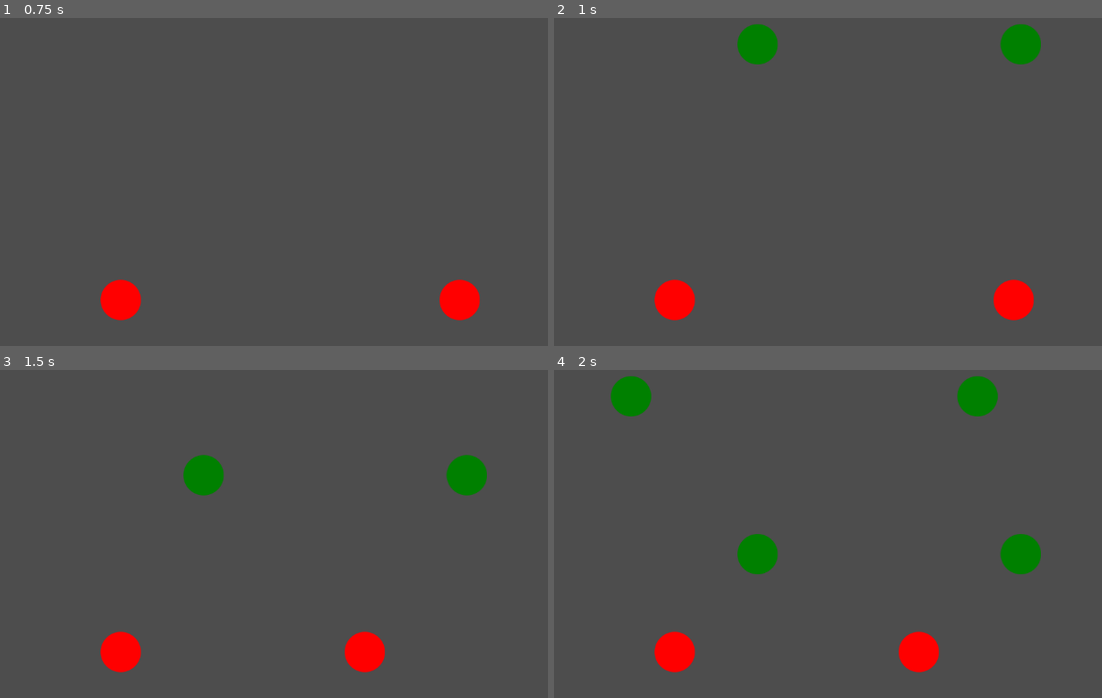
Above: before the commit, frames 1-4 (two rows, left to right).
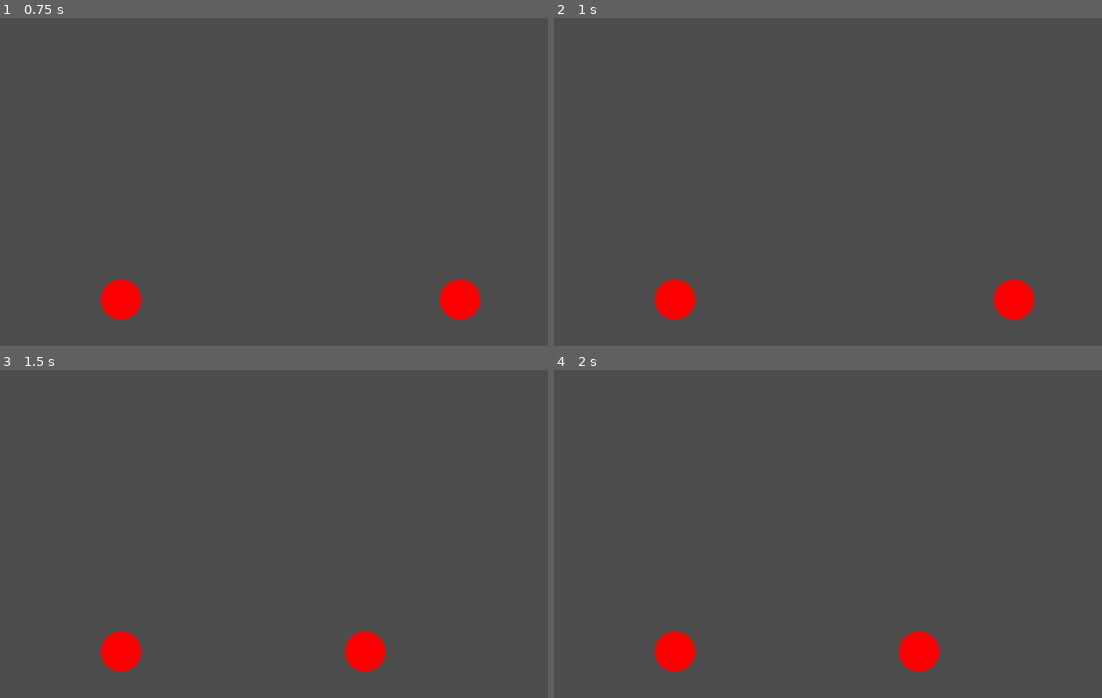
Above: after the commit, the same moments.

Repository: sisipun/FallingRhythm
Game: Godot game, scene res://script/level.tscn
The game is run twice, just before and just after one commit, with the same random seed, the same clock (stepped at 60 frames per second) and the same inputs. Sound files missing from this copy of the repository are replaced by a short silence.
Inputs (mouse positions are in pixels of both pictures, inside the frame that each line leads up to):
- Up to frame 1 (0.75 s): tap Enter at 0.5 s; drag from (120, 208) to (120, 44) at 0.52 s
- Up to frame 2 (1 s): no input
- Up to frame 3 (1.5 s): drag from (460, 560) to (120, 560) at 1.27 s
- Up to frame 4 (2 s): no input

Frame 1 is identical in both runs. In frame 2, 1.4% of the frame differs, in the area x 33-89%, y 1-15%; in frame 3, 1.4%; in frame 4, 2.9%, in the area x 10-89%, y 1-63%.

Commit message:
Music timing resource + swawn pickups on timing

Diff:
--- /dev/null
+++ b/asset/resource/default_music_timing.tres
@@ -0,0 +1,10 @@
+[gd_resource type="Resource" script_class="MusicTiming" load_steps=3 format=3 uid="uid://bj3jpddsbhqer"]
+
+[ext_resource type="Script" path="res://script/music_timing.gd" id="1_3olhb"]
+[ext_resource type="AudioStream" uid="uid://b5p6jgigbi3uj" path="res://asset/music/default_music.wav" id="1_wepbs"]
+
+[resource]
+script = ExtResource("1_3olhb")
+music = ExtResource("1_wepbs")
+left_timings_file_path = "res://asset/timing/default_left_timings.json"
+right_timings_file_path = "res://asset/timing/default_right_timings.json"
--- /dev/null
+++ b/asset/timing/default_left_timings.json
@@ -0,0 +1,17 @@
+[
+	{
+	  "type": "PICKUP",
+	  "value": 1.0,
+	  "position": -1.0
+	},
+	{
+	  "type": "PICKUP",
+	  "value": 3.0,
+	  "position": 0.0
+	},
+	{
+	  "type": "PICKUP",
+	  "value": 5.0,
+	  "position": -1.0
+	}
+  ]
--- /dev/null
+++ b/asset/timing/default_right_timings.json
@@ -0,0 +1,17 @@
+[
+  {
+	"type": "PICKUP",
+	"value": 2.0,
+	"position": 1.0
+  },
+  {
+	"type": "PICKUP",
+	"value": 4.0,
+	"position": 0.0
+  },
+  {
+	"type": "PICKUP",
+	"value": 6.0,
+	"position": 1.0
+  }
+]
--- a/script/finger_area.gd
+++ b/script/finger_area.gd
@@ -7,15 +7,25 @@
 
 
 @export_node_path("CatchArea") var _catch_area_path: NodePath
+@export_node_path("SpawnArea") var _spawn_area_path: NodePath
 
 @onready var _catch_area: CatchArea = get_node(_catch_area_path)
+@onready var _spawn_area: SpawnArea = get_node(_spawn_area_path)
 
 var touch_event_index: int = -1
+
+
+func init(timings: Array[MusicTiming.Timing]) -> void:
+	_spawn_area.init(timings)
 
 
 func _ready() -> void:
 	_catch_area.pickup_caught.connect(_on_pickup_caught)
 	_catch_area.pickup_lost.connect(_on_pickup_lost)
+
+
+func check_timing(current_timing: float) -> void:
+	_spawn_area.check_timing(current_timing)
 
 
 func _input_event(_viewport: Viewport, event: InputEvent, _shape_idx: int) -> void:
--- a/script/finger_area.tscn
+++ b/script/finger_area.tscn
@@ -10,6 +10,7 @@
 [node name="FingerArea" type="Area2D"]
 script = ExtResource("1_b4t7l")
 _catch_area_path = NodePath("CatchArea")
+_spawn_area_path = NodePath("SpawnArea")
 
 [node name="Body" type="CollisionShape2D" parent="."]
 shape = SubResource("RectangleShape2D_u2cqf")
--- a/script/level.gd
+++ b/script/level.gd
@@ -4,16 +4,31 @@
 
 @export_node_path("FingerArea") var left_finger_area_path: NodePath
 @export_node_path("FingerArea") var right_finger_area_path: NodePath
+@export_node_path("AudioStreamPlayer") var music_player_path: NodePath
+
+@export var music_timing: MusicTiming
 
 @onready var left_finger: FingerArea = get_node(left_finger_area_path)
 @onready var right_finger: FingerArea = get_node(right_finger_area_path)
+@onready var music_player: AudioStreamPlayer = get_node(music_player_path)
 
 
 func _ready() -> void:
+	music_player.stream = music_timing.music
+	left_finger.init(music_timing.get_left_timings())
+	right_finger.init(music_timing.get_right_timings())
+
 	left_finger.pickup_caught.connect(_on_pickup_caught)
 	left_finger.pickup_lost.connect(_on_pickup_lost)
 	right_finger.pickup_caught.connect(_on_pickup_caught)
 	right_finger.pickup_lost.connect(_on_pickup_lost)
+
+	music_player.play()
+
+
+func _process(_delta: float) -> void:
+	left_finger.check_timing(music_player.get_playback_position())
+	right_finger.check_timing(music_player.get_playback_position())
 
 
 func _on_pickup_caught(pickup: Pickup) -> void:
--- a/script/level.tscn
+++ b/script/level.tscn
@@ -1,15 +1,20 @@
-[gd_scene load_steps=3 format=3 uid="uid://cvjr6018etjbo"]
+[gd_scene load_steps=4 format=3 uid="uid://cvjr6018etjbo"]
 
 [ext_resource type="Script" path="res://script/level.gd" id="1_uhfuk"]
 [ext_resource type="PackedScene" uid="uid://1ps430sp4qk6" path="res://script/finger_area.tscn" id="2_1whnv"]
+[ext_resource type="Resource" uid="uid://bj3jpddsbhqer" path="res://asset/resource/default_music_timing.tres" id="2_f81gj"]
 
 [node name="Level" type="Node2D"]
 script = ExtResource("1_uhfuk")
 left_finger_area_path = NodePath("LeftFingerArea")
 right_finger_area_path = NodePath("RightFingerArea")
+music_player_path = NodePath("MusicPlayer")
+music_timing = ExtResource("2_f81gj")
 
 [node name="LeftFingerArea" parent="." instance=ExtResource("2_1whnv")]
 position = Vector2(309, 319)
 
 [node name="RightFingerArea" parent="." instance=ExtResource("2_1whnv")]
 position = Vector2(845, 319)
+
+[node name="MusicPlayer" type="AudioStreamPlayer" parent="."]
--- /dev/null
+++ b/script/music_timing.gd
@@ -0,0 +1,55 @@
+class_name MusicTiming
+extends Resource
+
+
+enum TimingType {
+	PICKUP
+}
+
+
+class Timing:
+	var type: TimingType
+	var value: float
+	var position: float
+
+	func _init(_type: TimingType, _value: float, _position: float) -> void:
+		self.type = _type
+		self.value = _value
+		self.position = _position
+
+
+const NAME_TO_TIMING_TYPE = {
+	"PICKUP": TimingType.PICKUP
+}
+
+@export var music: AudioStream
+@export_file("*.json") var left_timings_file_path: String
+@export_file("*.json") var right_timings_file_path: String
+
+
+func get_left_timings() -> Array[Timing]:
+	return _get_timings(left_timings_file_path)
+
+
+func get_right_timings() -> Array[Timing]:
+	return _get_timings(right_timings_file_path)
+
+
+func _get_timings(timings_file_path: String) -> Array[Timing]:
+	if not FileAccess.file_exists(timings_file_path):
+		return []
+
+	var file: FileAccess = FileAccess.open(timings_file_path, FileAccess.READ)
+	var data: Array = JSON.parse_string(file.get_as_text())
+	file.close()
+
+	var result: Array[Timing] = []
+	for element in data:
+		result.push_back(Timing.new(
+			NAME_TO_TIMING_TYPE[element['type']],
+			element['value'],
+			element['position']
+		))
+
+	result.sort_custom(func(e1, e2): return e1.value < e2.value)
+	return result
--- a/script/spawn_area.gd
+++ b/script/spawn_area.gd
@@ -2,24 +2,31 @@
 extends Area2D
 
 
-@export_node_path("Timer") var _spawn_timer_path: NodePath
 @export_node_path("CollisionShape2D") var _body_path: NodePath
 
 @export var _pickup_scene: PackedScene
 
-@onready var _spawn_timer: Timer = get_node(_spawn_timer_path)
 @onready var _body: CollisionShape2D = get_node(_body_path)
 
-
-func _ready() -> void:
-	_spawn_timer.timeout.connect(_on_spawn_timer_timeout)
-	_spawn_timer.start()
+var _timings: Array[MusicTiming.Timing]
 
 
-func _on_spawn_timer_timeout() -> void:
+func init(timings: Array[MusicTiming.Timing]) -> void:
+	self._timings = timings
+
+
+func check_timing(current_timing: float) -> void:
+	if _timings.size() <= 0 or _timings[0].value > current_timing:
+		return
+
+	var timing: MusicTiming.Timing = _timings.pop_front()
+	if timing.type == MusicTiming.TimingType.PICKUP:
+		spawn_pickup(timing.position)
+
+
+func spawn_pickup(_position: float) -> void:
 	var half_size: float = _body.shape.get_rect().size.x / 2.0
-	var offset: float = randf_range(-half_size, half_size)
 
 	var pickup: Pickup = _pickup_scene.instantiate()
-	pickup.position.x += offset
+	pickup.position.x += half_size * _position
 	add_child(pickup)
--- a/script/spawn_area.tscn
+++ b/script/spawn_area.tscn
@@ -8,11 +8,8 @@
 
 [node name="SpawnArea" type="Area2D"]
 script = ExtResource("1_3mwfm")
-_spawn_timer_path = NodePath("SpawnTimer")
 _body_path = NodePath("Body")
 _pickup_scene = ExtResource("2_tp2mc")
 
 [node name="Body" type="CollisionShape2D" parent="."]
 shape = SubResource("RectangleShape2D_343pm")
-
-[node name="SpawnTimer" type="Timer" parent="."]
Not shown, added: asset/music/default_music.wav.import
Not shown, added: asset/music/default_music.wav
